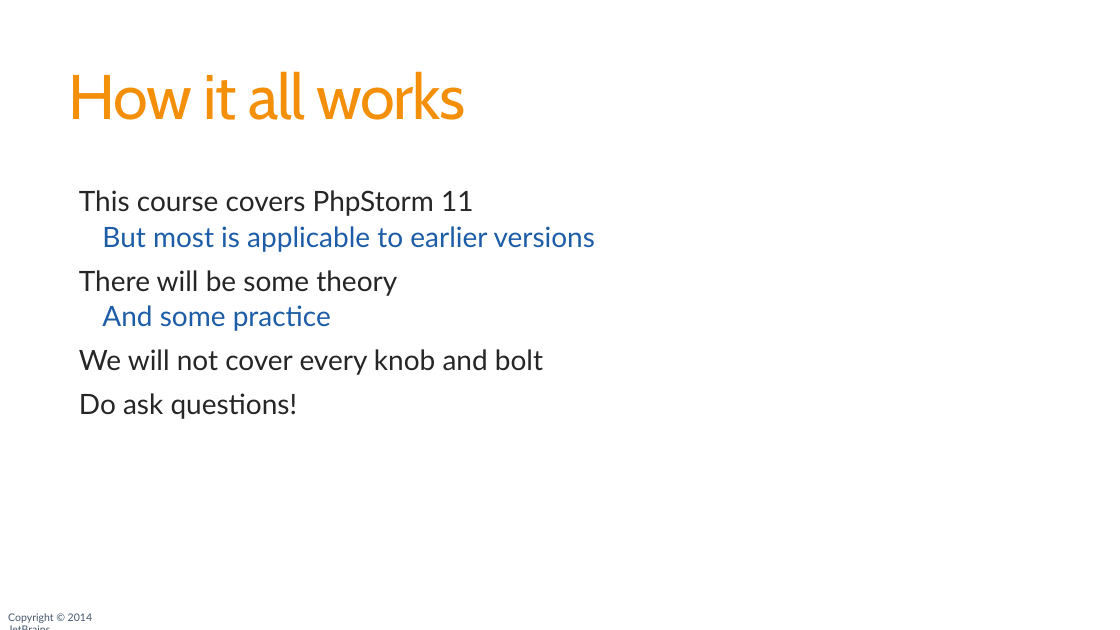
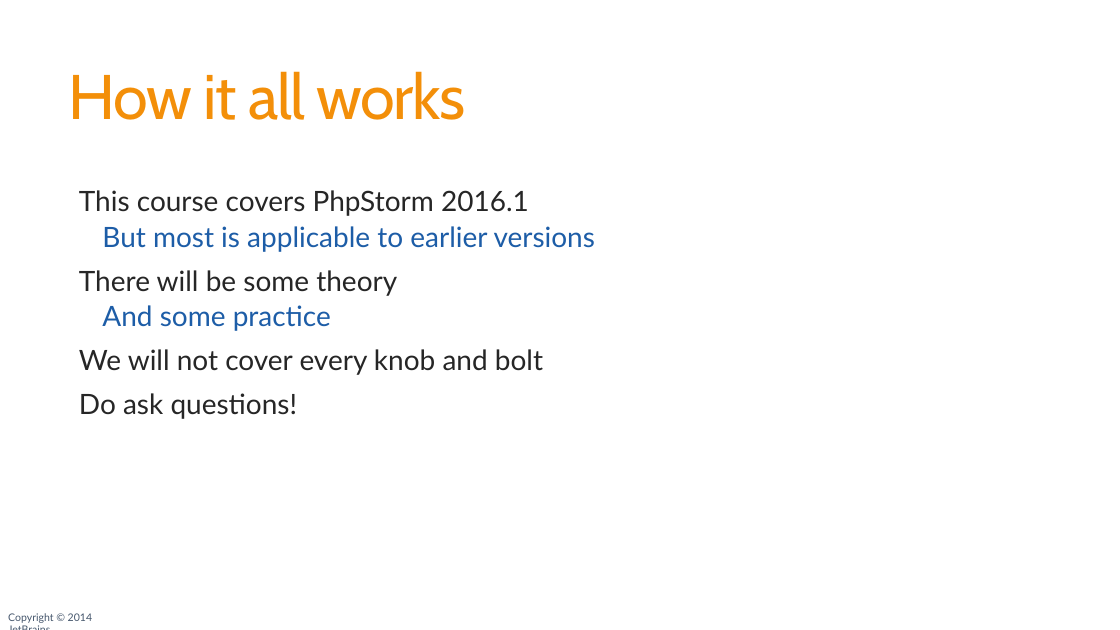
Before and after one commit to JetBrains/phpstorm-workshop, a slide deck: slide 3 of PhpStorm_Workshop.pptx. Drawn at 1120x630 pixels with LibreOffice and Linux fonts; fonts in the diff are those of the drawing; background and template pictures are left out. Boxes give left, top, right and bottom in pixels: in the first picture for what was removed or moved away, otherwise in the second. Text is boxed around its words. In the diff, an @@ line names an element or a change of style, - is before the commit and + after.

```diff
--- a/PhpStorm_Workshop.pptx
+++ b/PhpStorm_Workshop.pptx
@@ text at [79, 190, 529, 216]: text changed @@
-  This course covers PhpStorm 11
+  This course covers PhpStorm 2016.1
```
Also in this commit, not shown: 1 other slide changed, 1 other file.
